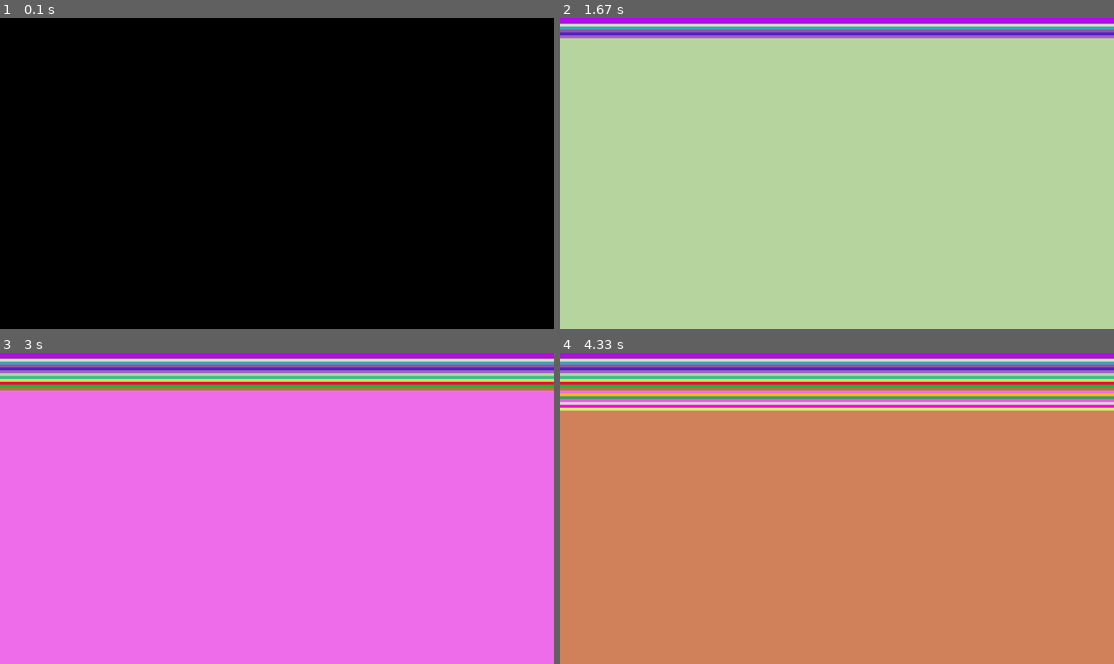
Above: before the commit, frames 1-4 (two rows, left to right).
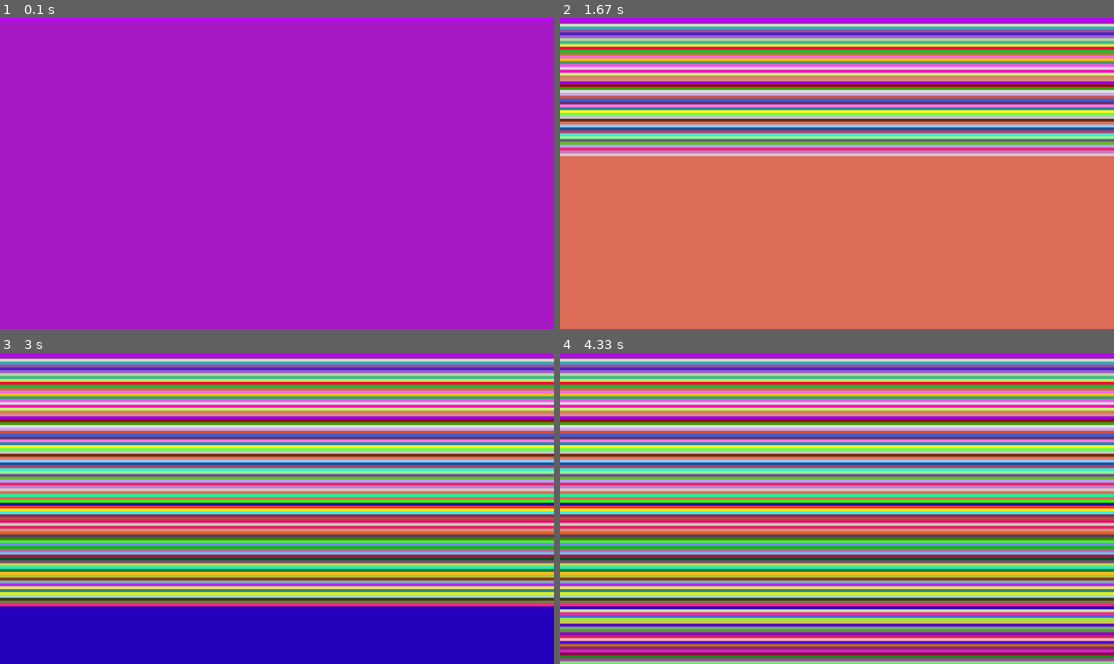
Above: after the commit, the same moments.

Repository: ESWDigitalWasteBins/DigitalWasteBins
Game: pygame game, started from dwb/display.py
Two runs of this game, one before a commit and one after it. Both use one fixed random seed, a clock stepped at 60 frames per second and the inputs below.
Inputs:
- Up to frame 1 (0.1 s): no input
- Up to frame 2 (1.67 s): no input
- Up to frame 3 (3 s): no input
- Up to frame 4 (4.33 s): no input

The runs differ from the first frame. In frame 1, 100% of the frame differs, in the area x 0-100%, y 0-100%; in frame 2, 92%; in frame 3, 85%; in frame 4, 79%.

Commit message:
Update fps

Diff:
--- a/dwb/display.py
+++ b/dwb/display.py
@@ -237,7 +237,7 @@
 
         pygame.draw.rect(screen, (255*random(), 255*random(), 255*random()), (0, y, screen.get_width(), screen.get_height()))
         y += 10
-        clock.tick(5)
+        clock.tick(30)
 
         pygame.display.flip()
 
